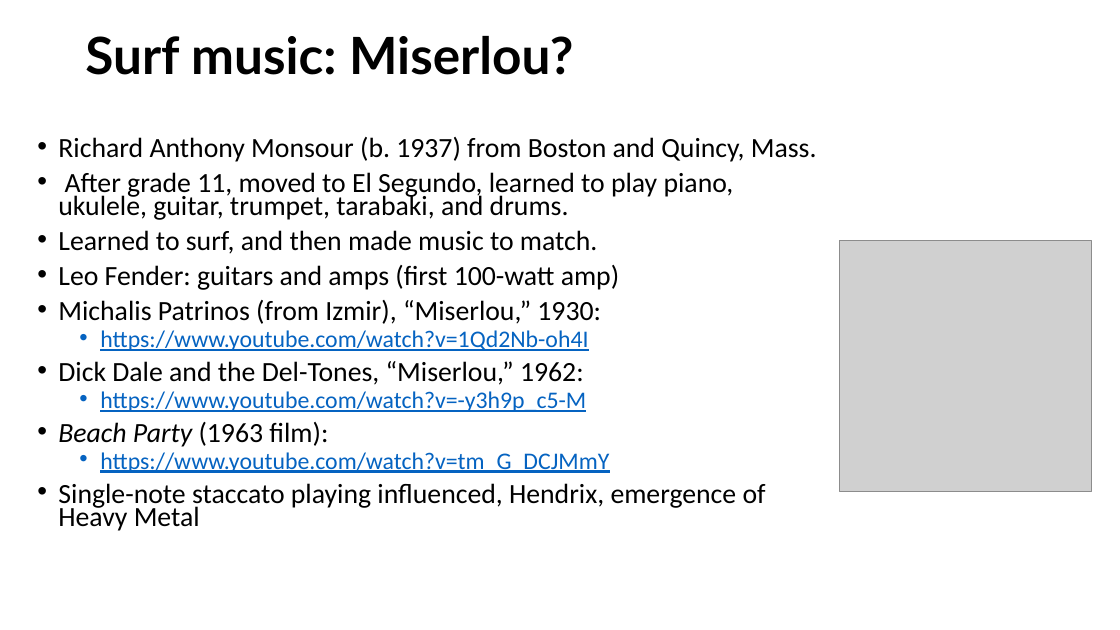
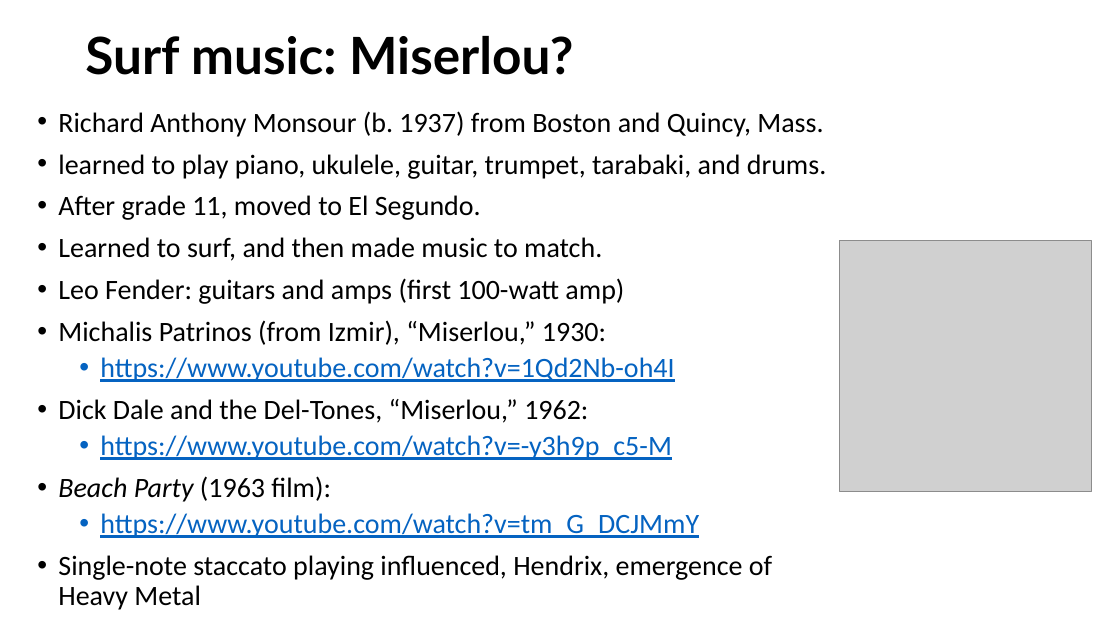
Before and after one commit to mrbaker1917/website, a slide deck: slide 5 of ASMU432/ppts/Beach Boys, Surf Music, and Hot.pptx. Drawn at 1120x630 pixels with LibreOffice and Linux fonts; fonts in the diff are those of the drawing; grey boxes stand for pictures; background and template pictures are left out. Boxes give left, top, right and bottom in pixels: in the first picture for what was removed or moved away, otherwise in the second. Text is boxed around its words. In the diff, an @@ line names an element or a change of style, - is before the commit and + after.

```diff
--- a/ASMU432/ppts/Beach Boys, Surf Music, and Hot.pptx
+++ b/ASMU432/ppts/Beach Boys, Surf Music, and Hot.pptx
@@ text "Richard Anthony Monsour (b. 1937) ...": place and size @@
-text "Richard Anthony Monsour (b. 1937) ..." at [58,137,817,531]
+text "Richard Anthony Monsour (b. 1937) ..." at [58,111,827,580]
@@ text at [58,111,823,580]: size 23.8 to 24 pt in "Richard Anthony Monsour (b. 1937) from Boston ...", "Learned to surf, and then made music ...", "Leo Fender: guitars and amps (first 100-watt ...", "Michalis Patrinos (from Izmir), “Miserlou,” 1930:" and 3 more places; size 20.4 to 24 pt in "https://www.youtube.com/watch?v=1Qd2Nb-oh4I", "https://www.youtube.com/watch?v=-y3h9p_c5-M", "https://www.youtube.com/watch?v=tm_G_DCJMmY"; line spacing 0.7 to 0.9 @@
@@ text at [58,154,827,220]: text changed; size 23.8 to 24 pt @@
-• After grade 11, moved to El Segundo, learned to play piano, ukulele, guitar, trumpet, tarabaki, and drums.
+• learned to play piano, ukulele, guitar, trumpet, tarabaki, and drums.
+• After grade 11, moved to El Segundo.
```
Also in this commit, not shown: 2 other slides changed, 5 other files.
